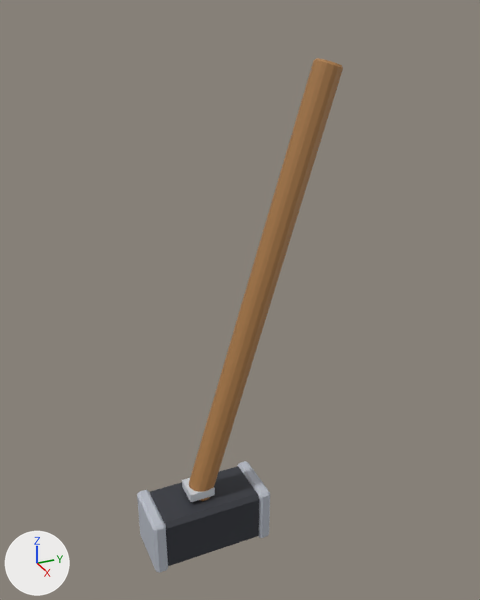
The glTF model assets/models/props/Sledge.glb, before and after one commit.
Camera for both pictures: a 50 mm camera at (0.713, -0.175, 0.69) aimed at (-0.006, 0.148, 0.331). Arrows for +X, +Y and +Z are at lower left; the lights stay in place. The first picture is the older version. Where no turn or scale is listed for an object, it has been applied to the vertices. Vertices at exactly the same position are counted once.

Names of what the first picture shows: 'Body', 'Head'.
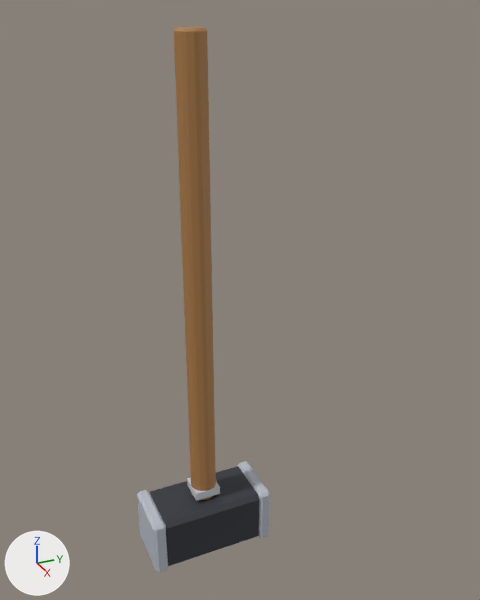
What changed in the scene script:
```text
Change me_body_mesh:
    used by ob_body; location = (0.0, 0.0, 0.0)
    remove me_body_mesh.from_pydata(...)  # 56 vertices, 104 faces; spans x -0.018..0.018, y 0.062..0.276, z 0.035..0.625
    add me_body_mesh.from_pydata(...)  # 56 vertices, 104 faces; spans x -0.018..0.018, y 0.07..0.106, z 0.04..0.66
    me_body_mesh part 1: the loose piece of 48 vertices spanning x -0.018..0.018, y 0.064..0.276, z 0.035..0.625 is turned 17.2 degrees about the x axis through its middle and scaled by 1.02, then moved by (0.0, -0.082, 0.02)
    me_body_mesh part 2: the loose piece of 8 vertices spanning x -0.018..0.018, y 0.062..0.098, z 0.046..0.058 is moved by (0.0, 0.008, 0.0)
```

What differs and where, as boxes (x1, y1, x2, y2) in the pictures (480 x 600 px; the box of a moved part takes in the faces that stretch with it):
'Body', reshaped (71% narrower, 7% taller): before (182, 58, 343, 502); after (174, 27, 220, 501)
part 1 of me_body_mesh, moved or reshaped: before (189, 58, 343, 501); after (174, 27, 216, 500)
part 2 of me_body_mesh, moved or reshaped: before (182, 478, 215, 502); after (187, 478, 220, 501)
